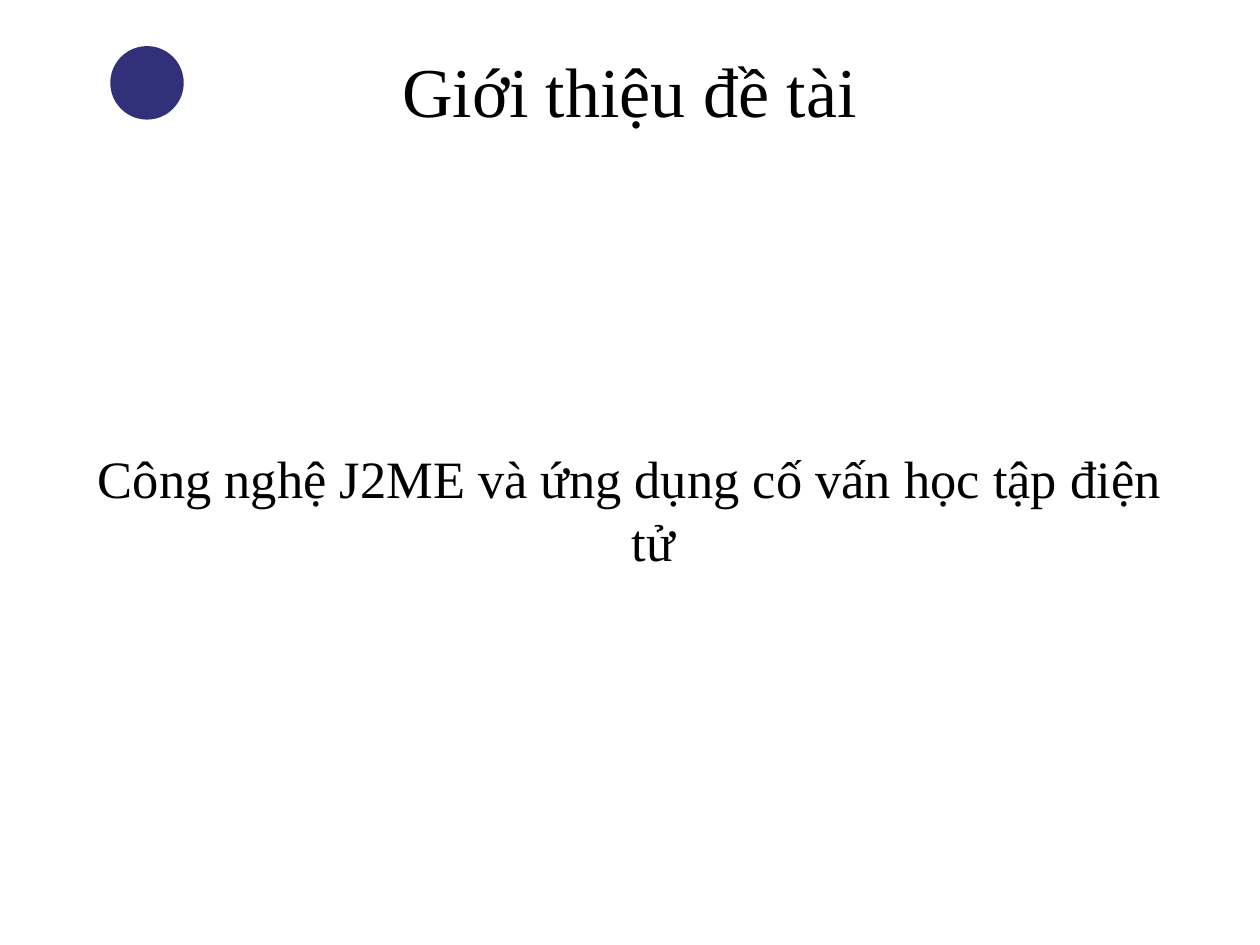
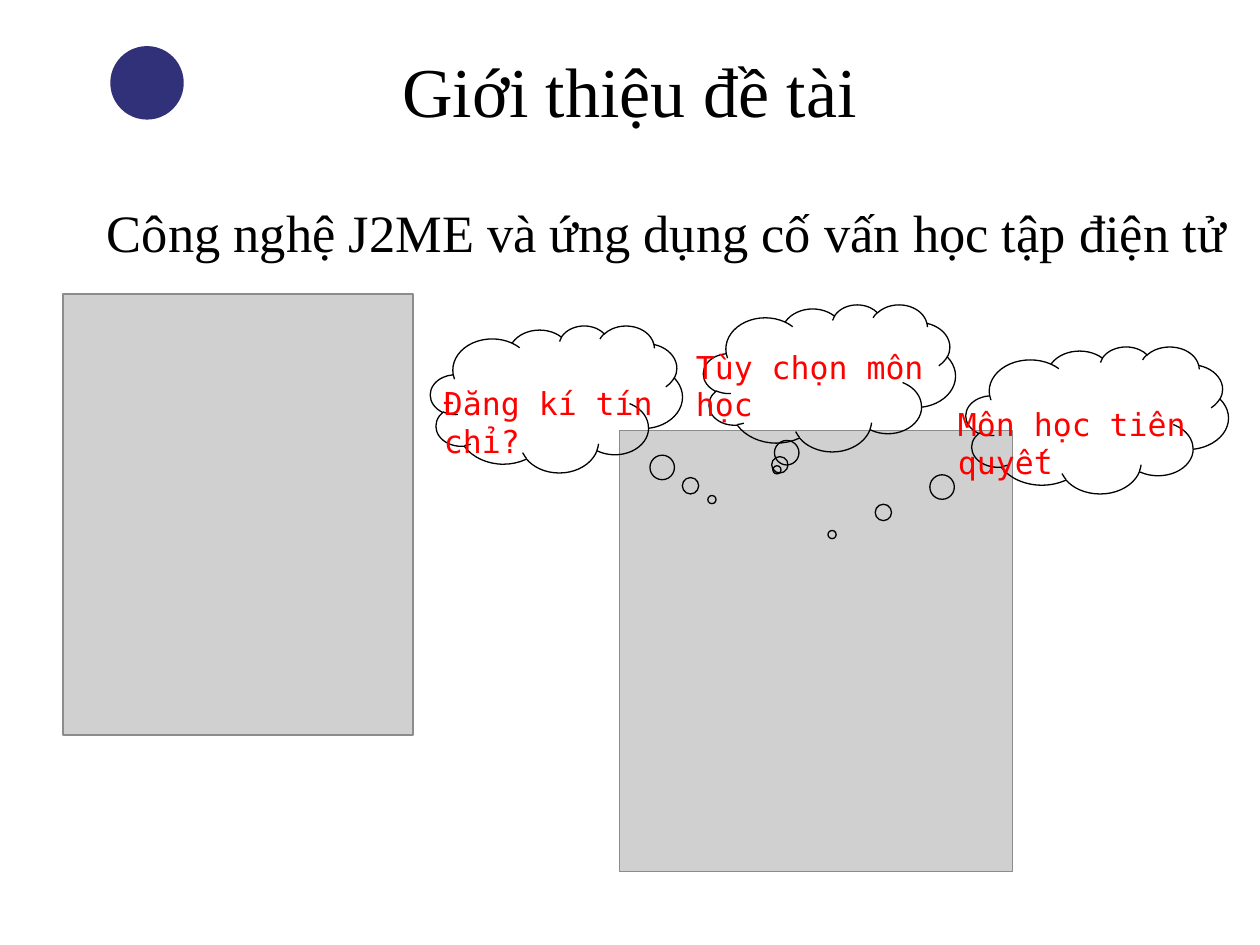
Before and after one commit to thandang/thesis-final, a slide deck: slide 4 of Reports/Slide bao cao.ppt. Drawn at 1260x945 pixels with LibreOffice and Linux fonts; fonts in the diff are those of the drawing; grey boxes stand for pictures; background and template pictures are left out. Boxes give left, top, right and bottom in pixels: in the first picture for what was removed or moved away, otherwise in the second. Text is boxed around its words. In the diff, an @@ line names an element or a change of style, - is before the commit and + after.

```diff
--- a/Reports/Slide bao cao.ppt
+++ b/Reports/Slide bao cao.ppt
@@ text "Công nghệ J2ME và ứng ..." rewrapped from [98, 460, 1160, 562] to [107, 214, 1226, 262] @@
@@ picture added at [63, 294, 413, 735] @@
@@ thought cloud added at [431, 325, 683, 472], outline #000000 0.74 pt @@
@@ thought cloud added at [703, 305, 955, 452], outline #000000 0.74 pt @@
@@ text added at [696, 353, 924, 424], 18 pt, text #FF0000 @@
+Tùy chọn môn học
@@ thought cloud added at [966, 346, 1228, 494], outline #000000 0.74 pt @@
@@ text added at [444, 390, 653, 461], 18 pt, text #FF0000 @@
+Đăng kí tín chỉ?
@@ text added at [958, 411, 1186, 444], 18 pt, text #FF0000 @@
+Môn học tiên quyết
@@ picture added at [620, 431, 1013, 872] @@
```
Also in this commit, not shown: 6 other slides changed, 1 slide added, 2 slides removed.
